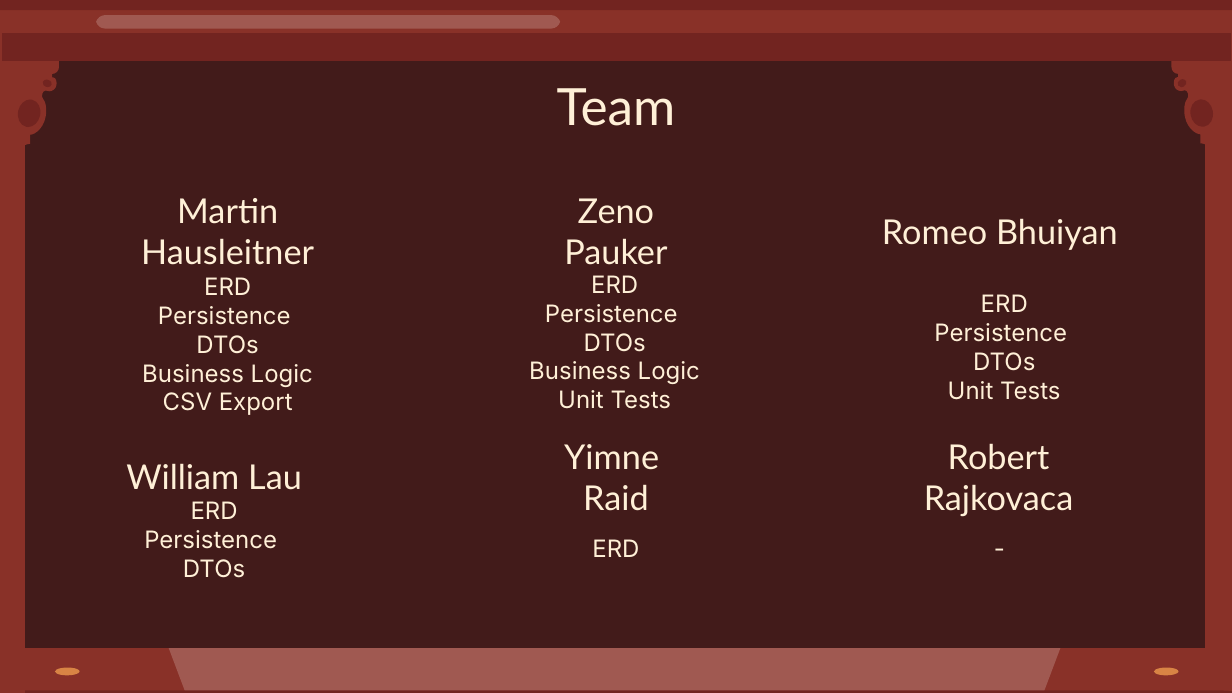
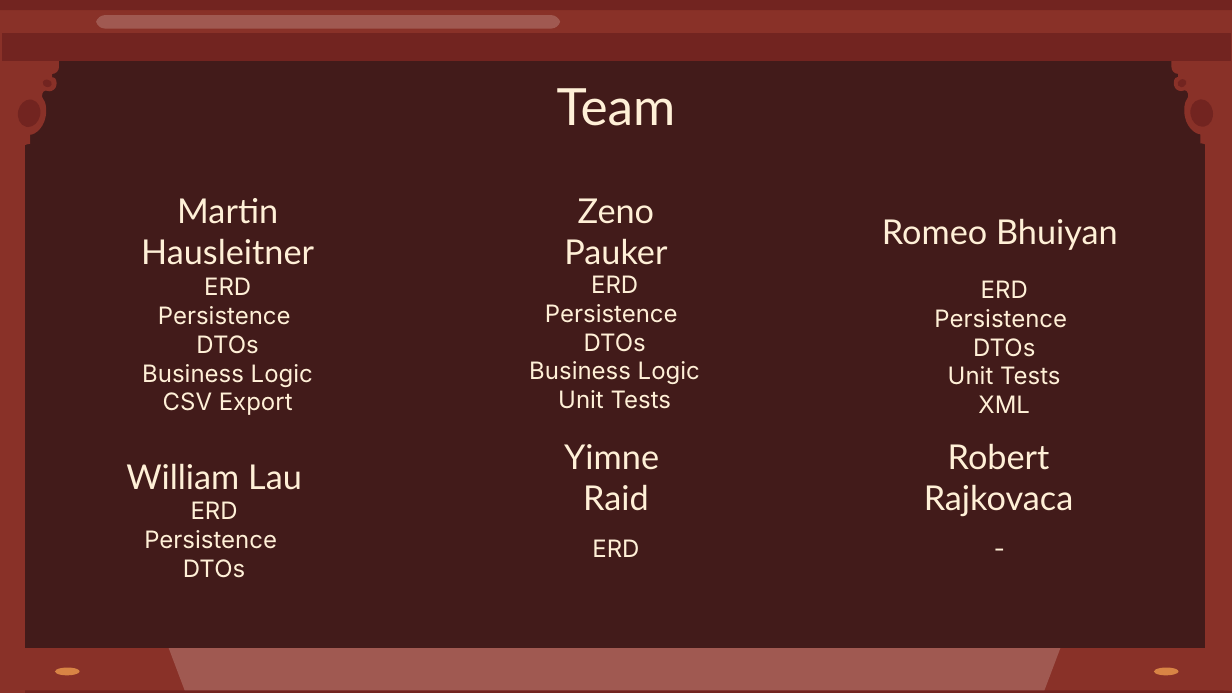
Before and after one commit to Zeno-Paukner/JPALibraryManager, a slide deck: slide 4 of docs/First_Chapter_End_Presentation.pptx. Drawn at 1232x693 pixels with LibreOffice and Linux fonts; fonts in the diff are those of the drawing. Boxes give left, top, right and bottom in pixels: in the first picture for what was removed or moved away, otherwise in the second. Text is boxed around its words. In the diff, an @@ line names an element or a change of style, - is before the commit and + after.

```diff
--- a/docs/First_Chapter_End_Presentation.pptx
+++ b/docs/First_Chapter_End_Presentation.pptx
@@ text at <box>978,395,1030,413</box>: paragraph added @@
+XML
```
Also in this commit, not shown: 1 other slide changed, 1 slide added.
